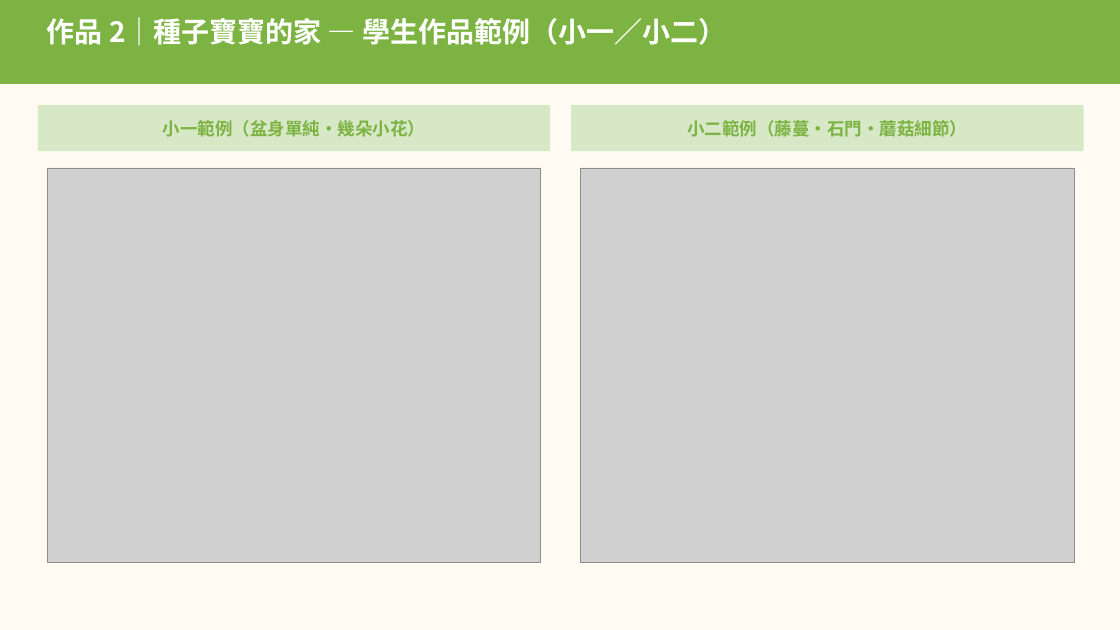
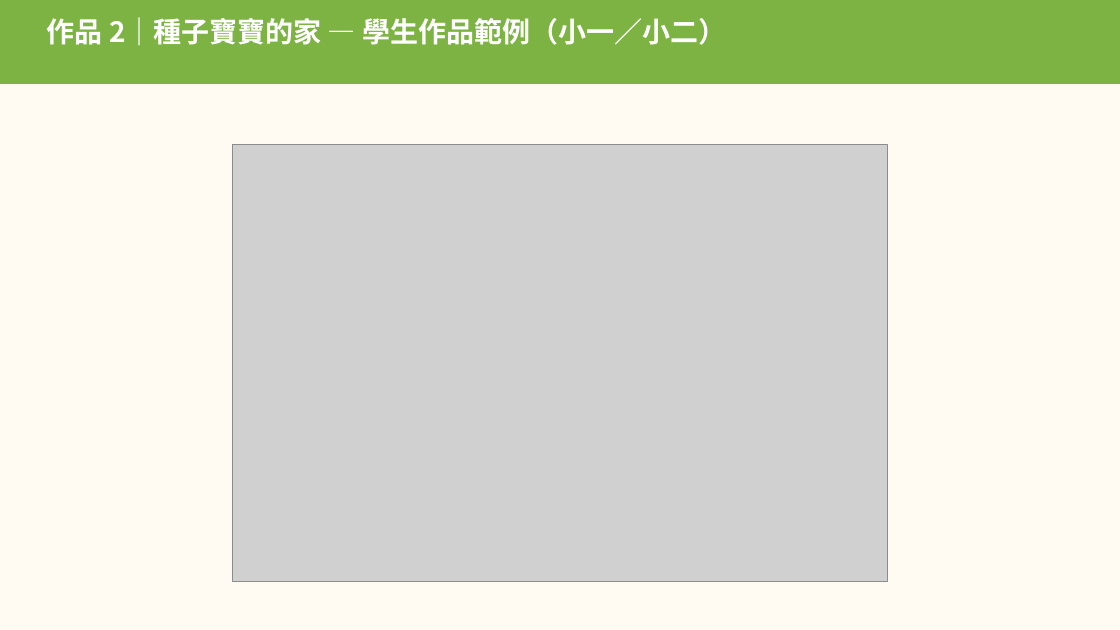
Before and after one commit to serina168/mandala-beginner, a slide deck: slide 10 of 16週兒童藝術生命教育課程_上課簡報.pptx. Drawn at 1120x630 pixels with LibreOffice and Linux fonts; fonts in the diff are those of the drawing; grey boxes stand for pictures. Boxes give left, top, right and bottom in pixels: in the first picture for what was removed or moved away, otherwise in the second. Text is boxed around its words. In the diff, an @@ line names an element or a change of style, - is before the commit and + after.

```diff
--- a/16週兒童藝術生命教育課程_上課簡報.pptx
+++ b/16週兒童藝術生命教育課程_上課簡報.pptx
@@ rectangle removed at [38, 105, 550, 151] @@
@@ rectangle removed at [571, 105, 1084, 151] @@
@@ text removed at [163, 120, 425, 137] @@
-小一範例（盆身單純・幾朵小花）
@@ picture added at [233, 145, 888, 581] @@
@@ text removed at [687, 120, 967, 137] @@
-小二範例（藤蔓・石門・蘑菇細節）
@@ picture removed at [47, 168, 541, 563] @@
@@ picture removed at [581, 168, 1075, 563] @@
```
Also in this commit, not shown: 8 other slides changed, 12 other files.
